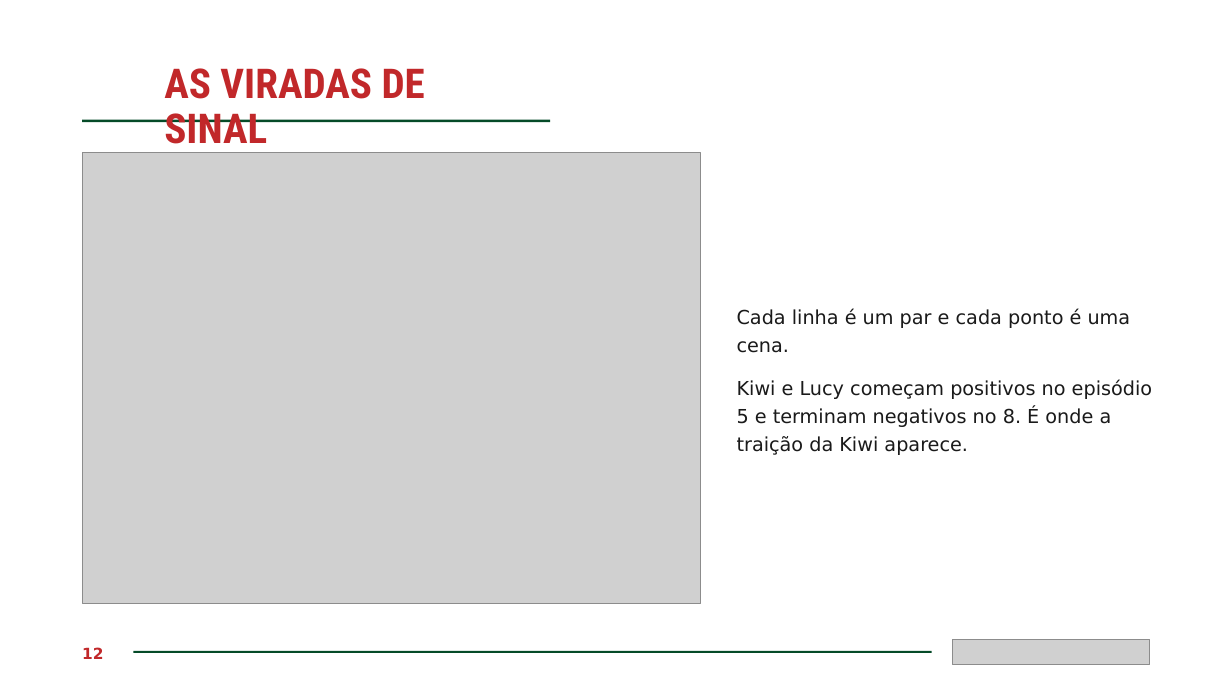
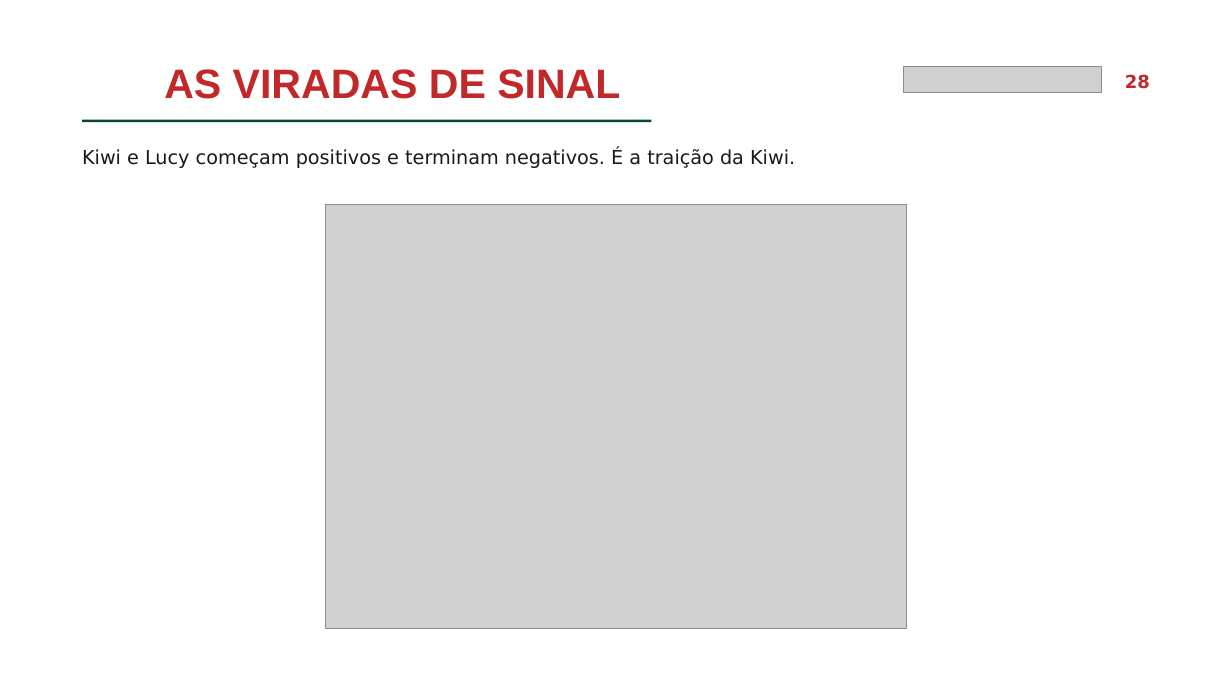
Before and after one commit to AlizonCaetano/dataset-cyberpunk, a slide deck: slide 28 of apresentacao.pptx (slide 12 before the commit). Drawn at 1232x693 pixels with LibreOffice and Linux fonts; fonts in the diff are those of the drawing; grey boxes stand for pictures. Boxes give left, top, right and bottom in pixels: in the first picture for what was removed or moved away, otherwise in the second. Text is boxed around its words. In the diff, an @@ line names an element or a change of style, - is before the commit and + after.

```diff
--- a/apresentacao.pptx
+++ b/apresentacao.pptx
@@ title "AS VIRADAS DE SINAL" at <box>164,69,620,99</box>: font Roboto Condensed to Arial @@
@@ picture: place and size @@
-picture at <box>953,640,1151,665</box>
+picture at <box>904,67,1102,92</box>
@@ text added at <box>1125,74,1150,89</box>, 14 pt, text #C1282A, bold @@
+28
@@ line moved from (82, 121) - (550, 121) to (82, 121) - (652, 121) @@
@@ text at <box>82,148,795,168</box>: text changed @@
-Kiwi e Lucy começam positivos no episódio 5 e terminam negativos no 8. É onde a traição da Kiwi aparece.
+Kiwi e Lucy começam positivos e terminam negativos. É a traição da Kiwi.
@@ picture: place and size @@
-picture at <box>82,152,701,604</box>
+picture at <box>325,204,907,628</box>
@@ text removed at <box>737,309,1131,353</box> @@
-Cada linha é um par e cada ponto é uma cena.
@@ text removed at <box>82,647,103,659</box> @@
-12
@@ rectangle removed at <box>133,652,932,653</box> @@
```
Also in this commit, not shown: 9 other slides changed, 20 slides added, 4 slides removed.
